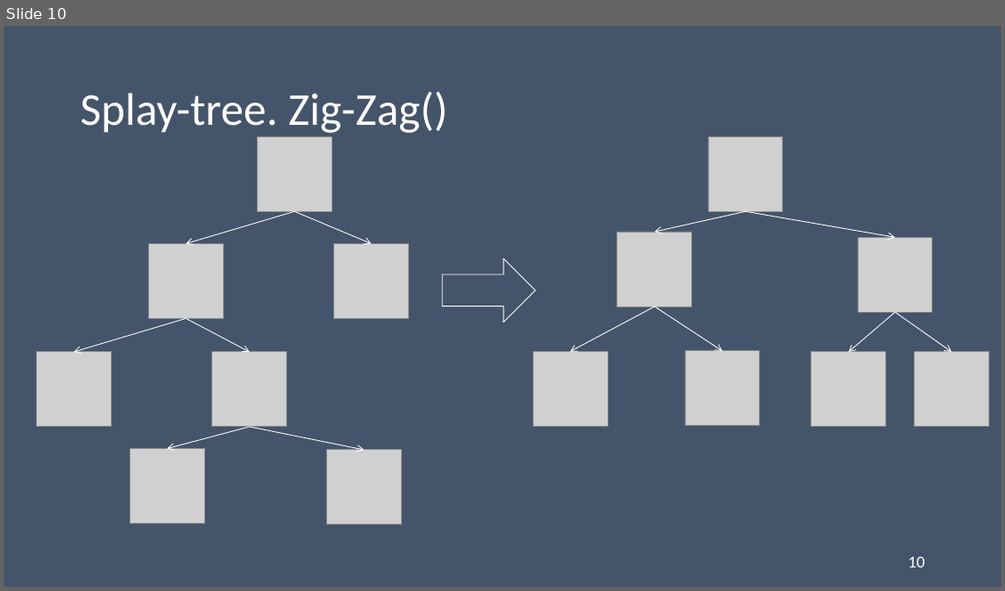
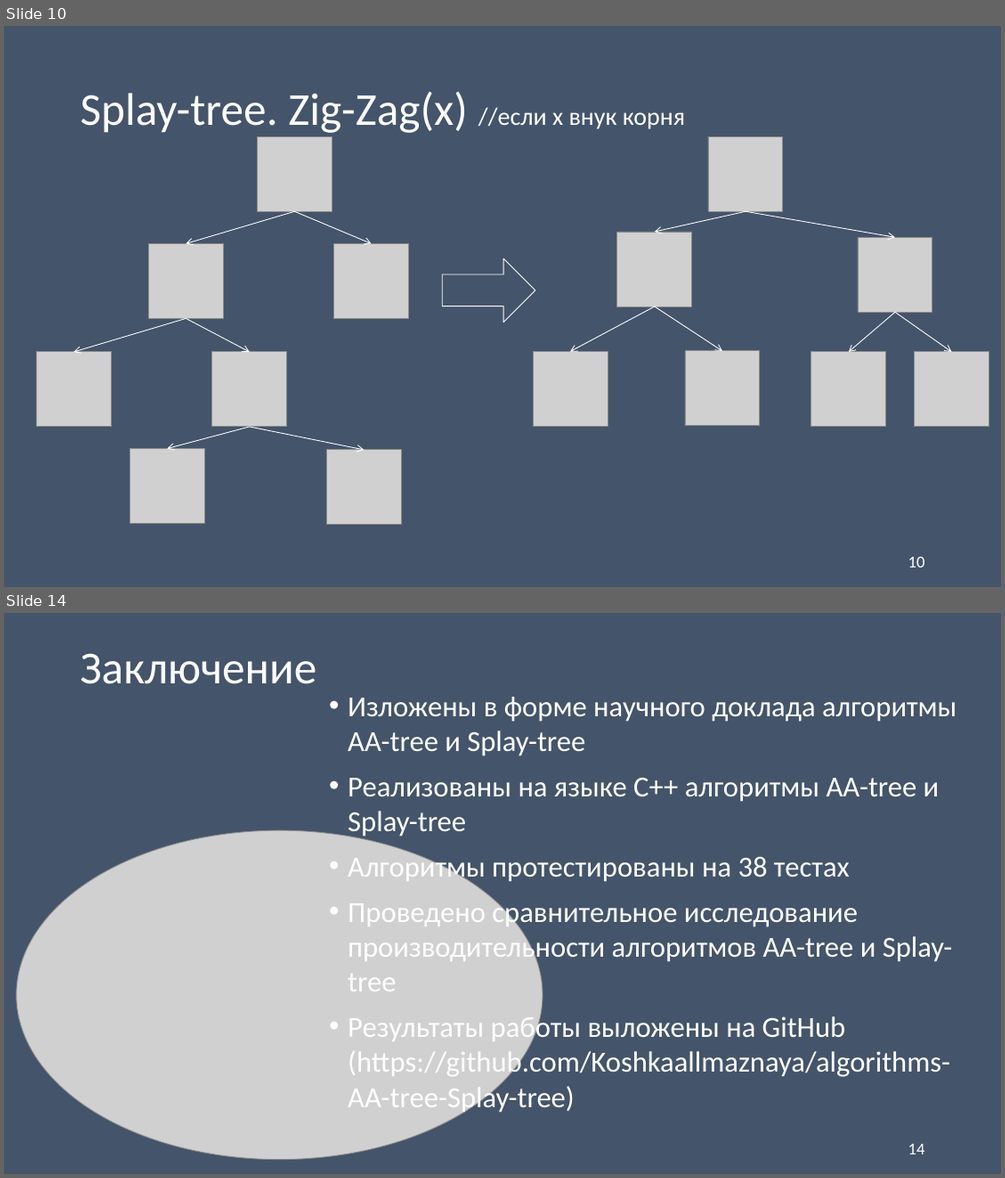
Before and after one commit to Koshkaallmaznaya/algorithms-AA-tree-Splay-tree, a slide deck: Документы/Б9121-09.03.03пикд_Панкратова_презентация.pptx. Shown one above the other, each under a label of ours: slide 10 before the commit, slides 10 and 14 after it; the slides between them are not shown. The pictures are 1005x591 and 1005x1178 pixels, drawn with LibreOffice and Linux fonts; fonts in the diff are those of the drawing; grey boxes stand for pictures. Boxes give left, top, right and bottom in pixels: in the first picture for what was removed or moved away, otherwise in the second. Text is boxed around its words. In the diff, an @@ line names an element or a change of style, - is before the commit and + after.

```diff
--- a/Документы/Б9121-09.03.03пикд_Панкратова_презентация.pptx
+++ b/Документы/Б9121-09.03.03пикд_Панкратова_презентация.pptx
@@ slide 14 added at (4, 613, 1001, 1174), background #44546A @@
@@ title added at (80, 653, 316, 684), 44 pt, text #FFFFFF @@
+Заключение
@@ text added at (348, 697, 956, 1114), 28 pt, text #FFFFFF @@
+• Изложены в форме научного доклада алгоритмы AA-tree и Splay-tree
+• Реализованы на языке C++ алгоритмы AA-tree и Splay-tree
+• Алгоритмы протестированы на 38 тестах
+• Проведено сравнительное исследование производительности алгоритмов AA-tree и Splay-tree
+• Результаты работы выложены на GitHub (https://github.com/Koshkaallmaznaya/algorithms-AA-tree-Splay-tree)
@@ picture added at (16, 831, 542, 1159) @@
@@ page number added at (908, 1143, 925, 1154), 16 pt, text #FFFFFF @@
+14
@@ slide 10 changed as well @@
@@ title at (81, 91, 685, 133): text changed @@
-Splay-tree. Zig-Zag()
+Splay-tree. Zig-Zag(x) //если х внук корня
```
Also in this commit, not shown: 9 other slides changed, 3 other slides added, 2 slides removed, 4 other files.
